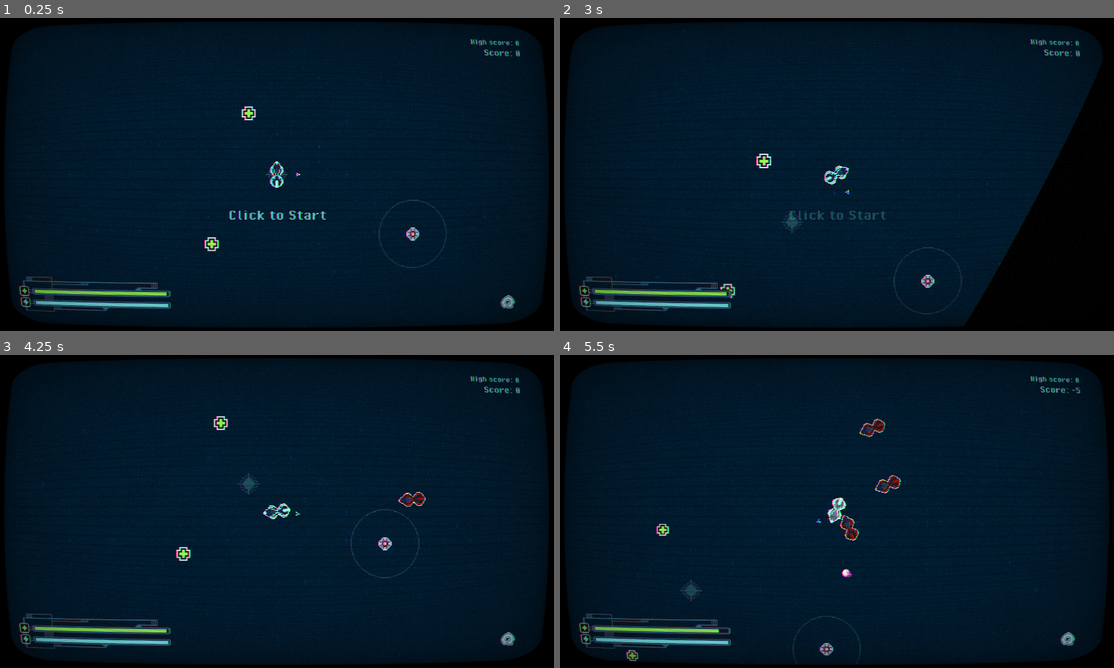
Above: before the commit, frames 1-4 (two rows, left to right).
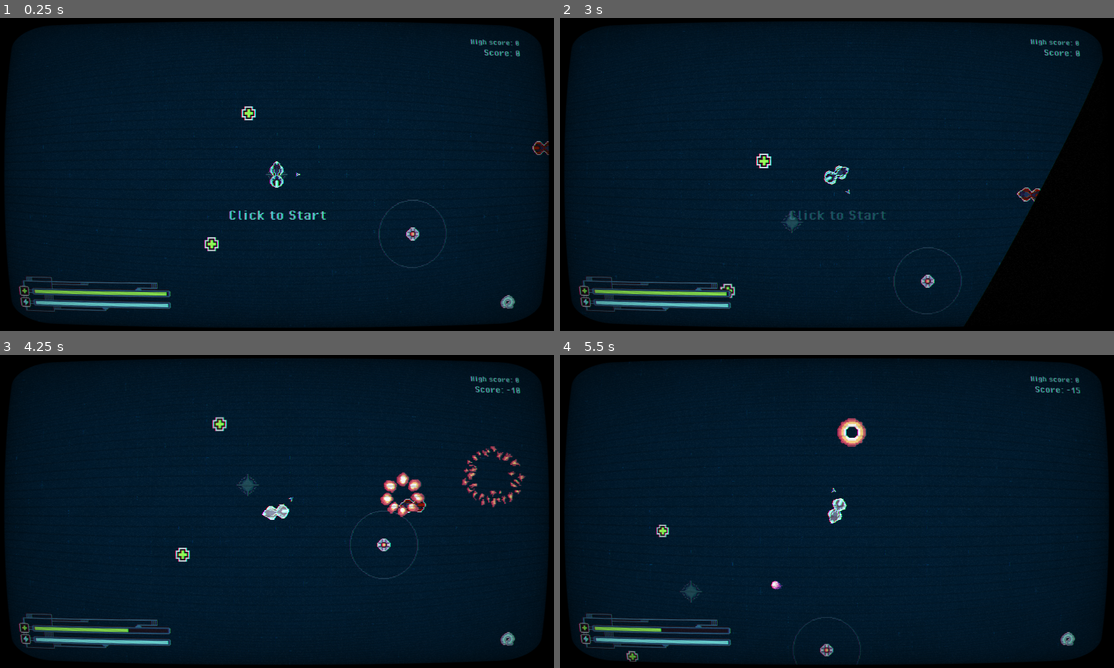
Above: after the commit, the same moments.

Repository: 20akshay00/cyberloop
Game: Godot game, scene res://scenes/world.tscn
Two runs of this game, one before a commit and one after it. Both use one fixed random seed, a clock stepped at 60 frames per second and the inputs below. Sound files missing from this copy of the repository are replaced by a short silence.
Inputs (mouse positions are in pixels of both pictures, inside the frame that each line leads up to):
- Up to frame 1 (0.25 s): no input
- Up to frame 2 (3 s): click (1075, 305) at 0.5 s; click (1075, 305) at 1.25 s; click (1075, 305) at 2 s; tap Enter at 2.75 s; move the mouse to (958, 158) at 2.77 s; click (958, 158) at 2.85 s
- Up to frame 3 (4.25 s): move the mouse to (166, 527) at 3.52 s; click (166, 527) at 3.6 s
- Up to frame 4 (5.5 s): move the mouse to (892, 442) at 4.27 s; click (892, 442) at 4.35 s; move the mouse to (809, 574) at 5.02 s; click (809, 574) at 5.1 s

The runs differ from the first frame. In frame 1, less than 0.1% of the frame differs, in the area x 95-100%, y 39-44%; in frame 2, 0.1%; in frame 3, 2.1%, in the area x 2-95%, y 10-91%; in frame 4, 1.5%.

Commit message:
fix audio

Diff:
--- a/default_bus_layout.tres
+++ b/default_bus_layout.tres
@@ -1,21 +1,22 @@
 [gd_resource type="AudioBusLayout" format=3 uid="uid://cmy5eoc8sgxm6"]
 
 [resource]
+bus/0/volume_db = -1.32149
 bus/1/name = &"PlayerBike"
 bus/1/solo = false
 bus/1/mute = false
 bus/1/bypass_fx = false
-bus/1/volume_db = 0.0
+bus/1/volume_db = -0.261596
 bus/1/send = &"Master"
 bus/2/name = &"Communication"
 bus/2/solo = false
 bus/2/mute = false
 bus/2/bypass_fx = false
-bus/2/volume_db = 0.0
+bus/2/volume_db = -2.64358
 bus/2/send = &"Master"
 bus/3/name = &"Misc"
 bus/3/solo = false
 bus/3/mute = false
 bus/3/bypass_fx = false
-bus/3/volume_db = 0.0
+bus/3/volume_db = -3.76831
 bus/3/send = &"Master"
--- a/scenes/audio_manager.tscn
+++ b/scenes/audio_manager.tscn
@@ -2,5 +2,5 @@
 
 [ext_resource type="Script" uid="uid://x4styxyaejk3" path="res://scripts/audio_manager.gd" id="1_8qd8g"]
 
-[node name="AudioStreamPlayer2D" type="AudioStreamPlayer2D"]
+[node name="AudioStreamPlayer2D" type="AudioStreamPlayer"]
 script = ExtResource("1_8qd8g")
--- a/scenes/enemy.tscn
+++ b/scenes/enemy.tscn
@@ -1,8 +1,10 @@
-[gd_scene load_steps=6 format=3 uid="uid://clep1ecol48uk"]
+[gd_scene load_steps=16 format=3 uid="uid://clep1ecol48uk"]
 
 [ext_resource type="Script" uid="uid://cpcv4y15t1lwt" path="res://scripts/enemy.gd" id="1_4gyqm"]
 [ext_resource type="Texture2D" uid="uid://cqro5ie6mvm0b" path="res://assets/art/tron_bike_v1.png" id="2_4gyqm"]
 [ext_resource type="Texture2D" uid="uid://t2kq8dkd2xt5" path="res://assets/art/tron_bike_glow_lines_v1.png" id="3_4ra3w"]
+[ext_resource type="AudioStream" uid="uid://b4ax4tm3dvanm" path="res://assets/sfx/Explosion.mp3" id="5_c4w8v"]
+[ext_resource type="Texture2D" uid="uid://bf667fh16sk6k" path="res://assets/art/explosion_anim_v2.png" id="5_xwavj"]
 
 [sub_resource type="CapsuleShape2D" id="CapsuleShape2D_4gyqm"]
 radius = 24.5
@@ -11,6 +13,63 @@
 [sub_resource type="CapsuleShape2D" id="CapsuleShape2D_4ra3w"]
 radius = 24.0
 height = 94.0
+
+[sub_resource type="AtlasTexture" id="AtlasTexture_7d6rn"]
+atlas = ExtResource("5_xwavj")
+region = Rect2(0, 0, 79, 79)
+
+[sub_resource type="AtlasTexture" id="AtlasTexture_u3bxi"]
+atlas = ExtResource("5_xwavj")
+region = Rect2(79, 0, 79, 79)
+
+[sub_resource type="AtlasTexture" id="AtlasTexture_kvxx3"]
+atlas = ExtResource("5_xwavj")
+region = Rect2(158, 0, 79, 79)
+
+[sub_resource type="AtlasTexture" id="AtlasTexture_8refg"]
+atlas = ExtResource("5_xwavj")
+region = Rect2(237, 0, 79, 79)
+
+[sub_resource type="AtlasTexture" id="AtlasTexture_m8q4w"]
+atlas = ExtResource("5_xwavj")
+region = Rect2(316, 0, 79, 79)
+
+[sub_resource type="AtlasTexture" id="AtlasTexture_frfxg"]
+atlas = ExtResource("5_xwavj")
+region = Rect2(395, 0, 79, 79)
+
+[sub_resource type="AtlasTexture" id="AtlasTexture_nnr3v"]
+atlas = ExtResource("5_xwavj")
+region = Rect2(474, 0, 79, 79)
+
+[sub_resource type="SpriteFrames" id="SpriteFrames_nenq2"]
+animations = [{
+"frames": [{
+"duration": 1.0,
+"texture": SubResource("AtlasTexture_7d6rn")
+}, {
+"duration": 1.0,
+"texture": SubResource("AtlasTexture_u3bxi")
+}, {
+"duration": 1.0,
+"texture": SubResource("AtlasTexture_kvxx3")
+}, {
+"duration": 1.0,
+"texture": SubResource("AtlasTexture_8refg")
+}, {
+"duration": 1.0,
+"texture": SubResource("AtlasTexture_m8q4w")
+}, {
+"duration": 1.0,
+"texture": SubResource("AtlasTexture_frfxg")
+}, {
+"duration": 1.0,
+"texture": SubResource("AtlasTexture_nnr3v")
+}],
+"loop": false,
+"name": &"explode",
+"speed": 10.0
+}]
 
 [node name="Enemy" type="CharacterBody2D"]
 collision_layer = 2
@@ -51,6 +110,16 @@
 rotation = 1.5708
 shape = SubResource("CapsuleShape2D_4ra3w")
 
+[node name="DeathAnimation" type="AnimatedSprite2D" parent="."]
+visible = false
+scale = Vector2(3, 3)
+sprite_frames = SubResource("SpriteFrames_nenq2")
+animation = &"explode"
+
+[node name="DeathSound" type="AudioStreamPlayer2D" parent="."]
+stream = ExtResource("5_c4w8v")
+bus = &"Misc"
+
 [connection signal="velocity_computed" from="NavigationAgent2D" to="." method="_on_navigation_agent_2d_velocity_computed"]
 [connection signal="timeout" from="Timer" to="." method="_on_timer_timeout"]
 [connection signal="body_entered" from="HitArea" to="." method="_on_hit_area_body_entered"]
--- a/scenes/player.tscn
+++ b/scenes/player.tscn
@@ -1,14 +1,141 @@
-[gd_scene load_steps=13 format=3 uid="uid://cvua0fel5ydtv"]
+[gd_scene load_steps=37 format=3 uid="uid://cvua0fel5ydtv"]
 
 [ext_resource type="Script" uid="uid://bbted26h1x1jq" path="res://scripts/player.gd" id="1_i3pqv"]
 [ext_resource type="PackedScene" uid="uid://b646gc67qmx4m" path="res://scenes/crack.tscn" id="2_hqtel"]
+[ext_resource type="Texture2D" uid="uid://34g1x2wjotod" path="res://assets/art/death_anim_v1.png" id="3_oprun"]
 [ext_resource type="Texture2D" uid="uid://cqro5ie6mvm0b" path="res://assets/art/tron_bike_v1.png" id="3_sweqy"]
 [ext_resource type="Shader" uid="uid://6wfc0a2pnfog" path="res://scenes/invincibility.gdshader" id="3_tuyoq"]
 [ext_resource type="AudioStream" uid="uid://ct8hijshy0q6" path="res://assets/sfx/Bike Player Loop.ogg" id="4_dqkch"]
 [ext_resource type="AudioStream" uid="uid://dweafpu01vixb" path="res://assets/sfx/Trail drawing 2.ogg" id="6_smehm"]
 [ext_resource type="Script" uid="uid://bppxyp6qk67th" path="res://scenes/custom_camera.gd" id="7_smehm"]
+[ext_resource type="AudioStream" uid="uid://duha2mk5b1wrx" path="res://assets/sfx/Player Hit 2.mp3" id="7_y4r1p"]
+[ext_resource type="AudioStream" uid="uid://dlopxtyfwvn6j" path="res://assets/sfx/Power Empty.mp3" id="8_d2wvv"]
 [ext_resource type="Shader" uid="uid://dkjnohi6uda1r" path="res://scenes/crt.gdshader" id="8_ur7pv"]
+[ext_resource type="AudioStream" uid="uid://d4g06akcmag0h" path="res://assets/sfx/Power full.mp3" id="9_3v2ag"]
+[ext_resource type="AudioStream" uid="uid://beasl1aa73j2k" path="res://assets/sfx/Trail Draw Start.mp3" id="9_jej6c"]
 [ext_resource type="Texture2D" uid="uid://dqbjojri6flgj" path="res://assets/art/arrow_v1.png" id="9_ur7pv"]
+[ext_resource type="AudioStream" uid="uid://b428pqlgglfl" path="res://assets/sfx/Spiral long.mp3" id="11_f1ej7"]
+[ext_resource type="AudioStream" uid="uid://b4ax4tm3dvanm" path="res://assets/sfx/Explosion.mp3" id="13_a8ls1"]
+
+[sub_resource type="AtlasTexture" id="AtlasTexture_a8ls1"]
+atlas = ExtResource("3_oprun")
+region = Rect2(0, 0, 64, 64)
+
+[sub_resource type="AtlasTexture" id="AtlasTexture_qfm1y"]
+atlas = ExtResource("3_oprun")
+region = Rect2(64, 0, 64, 64)
+
+[sub_resource type="AtlasTexture" id="AtlasTexture_fulsm"]
+atlas = ExtResource("3_oprun")
+region = Rect2(128, 0, 64, 64)
+
+[sub_resource type="AtlasTexture" id="AtlasTexture_4r5pv"]
+atlas = ExtResource("3_oprun")
+region = Rect2(192, 0, 64, 64)
+
+[sub_resource type="AtlasTexture" id="AtlasTexture_60mlk"]
+atlas = ExtResource("3_oprun")
+region = Rect2(256, 0, 64, 64)
+
+[sub_resource type="AtlasTexture" id="AtlasTexture_i4ail"]
+atlas = ExtResource("3_oprun")
+region = Rect2(320, 0, 64, 64)
+
+[sub_resource type="AtlasTexture" id="AtlasTexture_a38lo"]
+atlas = ExtResource("3_oprun")
+region = Rect2(384, 0, 64, 64)
+
+[sub_resource type="AtlasTexture" id="AtlasTexture_4ni07"]
+atlas = ExtResource("3_oprun")
+region = Rect2(448, 0, 64, 64)
+
+[sub_resource type="AtlasTexture" id="AtlasTexture_l71n6"]
+atlas = ExtResource("3_oprun")
+region = Rect2(512, 0, 64, 64)
+
+[sub_resource type="AtlasTexture" id="AtlasTexture_ke2ow"]
+atlas = ExtResource("3_oprun")
+region = Rect2(576, 0, 64, 64)
+
+[sub_resource type="AtlasTexture" id="AtlasTexture_ujl30"]
+atlas = ExtResource("3_oprun")
+region = Rect2(640, 0, 64, 64)
+
+[sub_resource type="AtlasTexture" id="AtlasTexture_31cv2"]
+atlas = ExtResource("3_oprun")
+region = Rect2(704, 0, 64, 64)
+
+[sub_resource type="AtlasTexture" id="AtlasTexture_pf23h"]
+atlas = ExtResource("3_oprun")
+region = Rect2(768, 0, 64, 64)
+
+[sub_resource type="AtlasTexture" id="AtlasTexture_dt7fs"]
+atlas = ExtResource("3_oprun")
+region = Rect2(832, 0, 64, 64)
+
+[sub_resource type="AtlasTexture" id="AtlasTexture_wqfne"]
+atlas = ExtResource("3_oprun")
+region = Rect2(896, 0, 64, 64)
+
+[sub_resource type="AtlasTexture" id="AtlasTexture_wnwbv"]
+atlas = ExtResource("3_oprun")
+region = Rect2(960, 0, 64, 64)
+
+[sub_resource type="SpriteFrames" id="SpriteFrames_gl8cc"]
+animations = [{
+"frames": [{
+"duration": 1.0,
+"texture": SubResource("AtlasTexture_a8ls1")
+}, {
+"duration": 1.0,
+"texture": SubResource("AtlasTexture_qfm1y")
+}, {
+"duration": 1.0,
+"texture": SubResource("AtlasTexture_fulsm")
+}, {
+"duration": 1.0,
+"texture": SubResource("AtlasTexture_4r5pv")
+}, {
+"duration": 1.0,
+"texture": SubResource("AtlasTexture_60mlk")
+}, {
+"duration": 1.0,
+"texture": SubResource("AtlasTexture_i4ail")
+}, {
+"duration": 1.0,
+"texture": SubResource("AtlasTexture_a38lo")
+}, {
+"duration": 1.0,
+"texture": SubResource("AtlasTexture_4ni07")
+}, {
+"duration": 1.0,
+"texture": SubResource("AtlasTexture_l71n6")
+}, {
+"duration": 1.0,
+"texture": SubResource("AtlasTexture_ke2ow")
+}, {
+"duration": 1.0,
+"texture": SubResource("AtlasTexture_ujl30")
+}, {
+"duration": 1.0,
+"texture": SubResource("AtlasTexture_31cv2")
+}, {
+"duration": 1.0,
+"texture": SubResource("AtlasTexture_pf23h")
+}, {
+"duration": 1.0,
+"texture": SubResource("AtlasTexture_dt7fs")
+}, {
+"duration": 1.0,
+"texture": SubResource("AtlasTexture_wqfne")
+}, {
+"duration": 1.0,
+"texture": SubResource("AtlasTexture_wnwbv")
+}],
+"loop": false,
+"name": &"default",
+"speed": 10.0
+}]
 
 [sub_resource type="ShaderMaterial" id="ShaderMaterial_fjrip"]
 shader = ExtResource("3_tuyoq")
@@ -49,6 +176,11 @@
 crack_scene = ExtResource("2_hqtel")
 metadata/_edit_group_ = true
 
+[node name="DeathAnimation" type="AnimatedSprite2D" parent="."]
+visible = false
+scale = Vector2(3, 3)
+sprite_frames = SubResource("SpriteFrames_gl8cc")
+
 [node name="Sprite2D" type="Sprite2D" parent="."]
 material = SubResource("ShaderMaterial_fjrip")
 scale = Vector2(3, 3)
@@ -64,6 +196,30 @@
 [node name="DrawSound" type="AudioStreamPlayer2D" parent="."]
 stream = ExtResource("6_smehm")
 bus = &"PlayerBike"
+
+[node name="HitSound" type="AudioStreamPlayer2D" parent="."]
+stream = ExtResource("7_y4r1p")
+bus = &"Communication"
+
+[node name="PowerDepletedSound" type="AudioStreamPlayer2D" parent="."]
+stream = ExtResource("8_d2wvv")
+bus = &"Communication"
+
+[node name="DrawStartSound" type="AudioStreamPlayer2D" parent="."]
+stream = ExtResource("9_jej6c")
+bus = &"PlayerBike"
+
+[node name="PowerFullSound" type="AudioStreamPlayer2D" parent="."]
+stream = ExtResource("9_3v2ag")
+bus = &"Communication"
+
+[node name="FallSound" type="AudioStreamPlayer2D" parent="."]
+stream = ExtResource("11_f1ej7")
+bus = &"Communication"
+
+[node name="DeathSound" type="AudioStreamPlayer2D" parent="."]
+stream = ExtResource("13_a8ls1")
+bus = &"Communication"
 
 [node name="Camera2D" type="Camera2D" parent="."]
 limit_left = -6000
--- a/scenes/proximity_mine.tscn
+++ b/scenes/proximity_mine.tscn
@@ -1,10 +1,11 @@
-[gd_scene load_steps=15 format=3 uid="uid://0287u7bkbm56"]
+[gd_scene load_steps=16 format=3 uid="uid://0287u7bkbm56"]
 
 [ext_resource type="Script" uid="uid://25tlmv4ec75s" path="res://scripts/proximity_mine.gd" id="1_fck1g"]
 [ext_resource type="Texture2D" uid="uid://b8e51tbtfk7x3" path="res://assets/art/proximity_mine_v1.png" id="1_lwjlu"]
 [ext_resource type="Texture2D" uid="uid://bkhwwa5xadhn4" path="res://assets/art/proximity_mine_light_v1.png" id="2_fck1g"]
 [ext_resource type="Texture2D" uid="uid://w6kplvfdaudc" path="res://assets/art/proximity_mine_range_line_v1.png" id="4_n8pgp"]
 [ext_resource type="Texture2D" uid="uid://bf667fh16sk6k" path="res://assets/art/explosion_anim_v2.png" id="5_n6sr2"]
+[ext_resource type="AudioStream" uid="uid://b4ax4tm3dvanm" path="res://assets/sfx/Explosion.mp3" id="6_7d6rn"]
 
 [sub_resource type="CircleShape2D" id="CircleShape2D_lwjlu"]
 radius = 117.0
@@ -94,6 +95,10 @@
 [node name="ExplosionTimer" type="Timer" parent="."]
 wait_time = 0.1
 
+[node name="ExplosionSound" type="AudioStreamPlayer2D" parent="."]
+stream = ExtResource("6_7d6rn")
+bus = &"Misc"
+
 [connection signal="body_entered" from="." to="." method="_on_body_entered"]
 [connection signal="body_exited" from="." to="." method="_on_body_exited"]
 [connection signal="timeout" from="ExplosionTimer" to="." method="_on_explosion_timer_timeout"]
--- a/scenes/world.tscn
+++ b/scenes/world.tscn
@@ -169,22 +169,19 @@
 spawn_point = NodePath("../Spawn")
 
 [node name="Enemy" parent="." instance=ExtResource("4_i7141")]
-position = Vector2(1379, 874)
+position = Vector2(1306, 971)
 
 [node name="Enemy2" parent="." instance=ExtResource("4_i7141")]
-position = Vector2(2660, -494)
+position = Vector2(943, -93)
 
 [node name="Enemy3" parent="." instance=ExtResource("4_i7141")]
-position = Vector2(-39, 1997)
+position = Vector2(-289, 720)
 
 [node name="Enemy4" parent="." instance=ExtResource("4_i7141")]
-position = Vector2(3089, 379)
-
-[node name="Enemy5" parent="." instance=ExtResource("4_i7141")]
-position = Vector2(1269, 2210)
+position = Vector2(654, 684)
 
 [node name="Droid" parent="." instance=ExtResource("5_71j4m")]
-position = Vector2(1829, 569)
+position = Vector2(1514, 471)
 
 [node name="Droid2" parent="." instance=ExtResource("5_71j4m")]
 position = Vector2(3827, 2548)
--- a/scripts/audio_manager.gd
+++ b/scripts/audio_manager.gd
@@ -1,14 +1,9 @@
-extends AudioStreamPlayer2D
+extends AudioStreamPlayer
 
 var loop_created_sfx := load("res://assets/sfx/Loop Created Longer 2.mp3")
 var fall_sfx := load("res://assets/sfx/Spiral long.mp3")
 var loop_invalid_sfx := load("res://assets/sfx/Cannot Form Loop.mp3")
-var power_full_sfx := load("res://assets/sfx/Power full.mp3")
-var draw_start_sfx := load("res://assets/sfx/Trail Draw Start.mp3")
-var power_empty_sfx := load("res://assets/sfx/Power Empty.mp3")
-var player_hit_sfx := load("res://assets/sfx/Player Hit 2.mp3")
 var enemy_shoot_sfx := load("res://assets/sfx/Enemy shooting.mp3")
-var explosion_sfx := load("res://assets/sfx/Explosion.mp3")
 
 func _play_music(music: AudioStream, volume = -7):
 	if stream == music:
@@ -22,10 +17,11 @@
 	pass
 
 func play_effect(aud_stream: AudioStream, volume = 0.0, loops = false):
-	var fx_player = AudioStreamPlayer2D.new()
+	var fx_player = AudioStreamPlayer.new()
 	fx_player.stream = aud_stream
 	fx_player.name = "FX_PLAYER"
 	fx_player.volume_db = volume
+	fx_player.bus = "Misc"
 	add_child(fx_player)
 	fx_player.play()
 	if not loops:
--- a/scripts/crack.gd
+++ b/scripts/crack.gd
@@ -75,7 +75,7 @@
 
 func _throw_error() -> void:
 	EventManager.shake_screen.emit()
-	AudioManager.play_effect(AudioManager.loop_invalid_sfx, 10)
+	AudioManager.play_effect(AudioManager.loop_invalid_sfx)
 	if error_tween: error_tween.kill()
 	error_tween = get_tree().create_tween()
 	error_tween.tween_property(self, "default_color", ERR_COLOR, 0.25)
--- a/scripts/damage_area.gd
+++ b/scripts/damage_area.gd
@@ -5,7 +5,7 @@
 var fade_tween: Tween = null
 
 func _ready() -> void:
-	AudioManager.play_effect(AudioManager.loop_created_sfx, 10.)
+	AudioManager.play_effect(AudioManager.loop_created_sfx)
 	get_tree().create_timer(0.3).timeout.connect(
 		func():
 			_is_active = true
--- a/scripts/enemy.gd
+++ b/scripts/enemy.gd
@@ -43,7 +43,7 @@
 
 		if (target.trail.get_point_count() > 10 and target.velocity.length() > 1100.):
 			if _state:
-				run = true if randf() > 0.7 else false
+				run = true if randf() > 0.4 else false
 				_state = false
 
 			if run:
@@ -53,6 +53,9 @@
 		else:
 			_state = true
 			$NavigationAgent2D.set_velocity(nav_point_dir.normalized() * 1100.)
+	else:
+		velocity = Vector2.ZERO
+		move_and_slide()
 
 func _on_navigation_agent_2d_velocity_computed(safe_velocity: Vector2) -> void:
 	velocity = safe_velocity
@@ -66,5 +69,11 @@
 func _on_hit_area_body_entered(body: Node2D) -> void:
 	if body is Player:
 		body.hit(1)
-		queue_free()
-		#AudioManager.play_effect(AudioManager.explosion_sfx).finished.connect(func(): queue_free())
+		_is_active = false
+		$DeathSound.play()
+		$Sprite.hide()
+		var death_anim = $DeathAnimation
+		death_anim.reparent(get_parent())
+		death_anim.animation_finished.connect(func(): death_anim.queue_free())
+		death_anim.show()
+		death_anim.play()
--- a/scripts/player.gd
+++ b/scripts/player.gd
@@ -26,6 +26,12 @@
 
 @onready var drive_sound := $DriveSound
 @onready var draw_sound := $DrawSound
+@onready var power_full_sound := $PowerFullSound
+@onready var power_empty_sound := $PowerDepletedSound
+@onready var hit_sound := $HitSound
+@onready var draw_start_sound := $DrawStartSound
+@onready var fall_sound := $FallSound
+
 var pitch: float = 0.
 
 @export var spawn_point: Sprite2D # absolutely horrid architecture!
@@ -69,7 +75,7 @@
 			if power > 0.:
 				_is_drawing = true
 				draw_sound.play()
-				AudioManager.play_effect(AudioManager.draw_start_sfx, 10)
+				#draw_start_sound.play()
 
 		if Input.is_action_just_released("draw") and _is_drawing:
 			_is_drawing = false
@@ -81,7 +87,7 @@
 			if trail.get_point_count() > 2:
 				power -= (global_position - prev_pos).length() * POWER_COST
 				if power < 0.:
-					AudioManager.play_effect(AudioManager.power_empty_sfx, 10)
+					power_empty_sound.play()
 					power = 0.
 					_is_drawing = false
 					_create_trail()
@@ -91,7 +97,7 @@
 				power += RECHARGE_AMOUNT
 				if power > 1:
 					power = 1.
-					AudioManager.play_effect(AudioManager.power_full_sfx, 10)
+					power_full_sound.play()
 
 		pitch = clampf((global_position - prev_pos).length()/20. + 1., 1., 2.)
 		drive_sound.pitch_scale = pitch
@@ -121,7 +127,7 @@
 
 func fall() -> void:
 	die()
-	AudioManager.play_effect(AudioManager.fall_sfx)
+	fall_sound.play()
 
 func die() -> void:
 	_is_active = false
@@ -166,7 +172,7 @@
 	if not _is_invincible:
 		damage(val)
 		_activate_invincibility()
-		AudioManager.play_effect(AudioManager.player_hit_sfx)
+		hit_sound.play()
 		_shake_screen()
 
 func damage(val) -> void:
@@ -192,12 +198,13 @@
 	EventManager.player_health_changed.emit()
 
 func death() -> void:
+	$Sprite2D.hide()
+	$DeathSound.play()
+	$DeathAnimation.show()
+	$DeathAnimation.play()
 	_is_active = false
 	_is_drawing = false
 	draw_sound.stop()
 	drive_sound.stop()
 	$CollisionShape2D.set_deferred("disabled", true)
-	if death_tween: death_tween.kill()
-	death_tween = get_tree().create_tween()
-	death_tween.tween_property(sprite, "modulate:a", 0., 1.0)
-	death_tween.tween_callback(func(): EventManager.game_over.emit())
+	$DeathAnimation.animation_finished.connect(func(): EventManager.game_over.emit())
--- a/scripts/proximity_mine.gd
+++ b/scripts/proximity_mine.gd
@@ -11,7 +11,7 @@
 
 func explode() -> void:
 	_is_exploding = true
-	AudioManager.play_effect(AudioManager.explosion_sfx)
+	$ExplosionSound.play()
 	$Explosion.show()
 	$Explosion.play("explode")
 	$Explosion.animation_finished.connect(
Binary file added: assets/art/death_anim_v1.png
Not shown, added: assets/art/death_anim_v1.png.import
